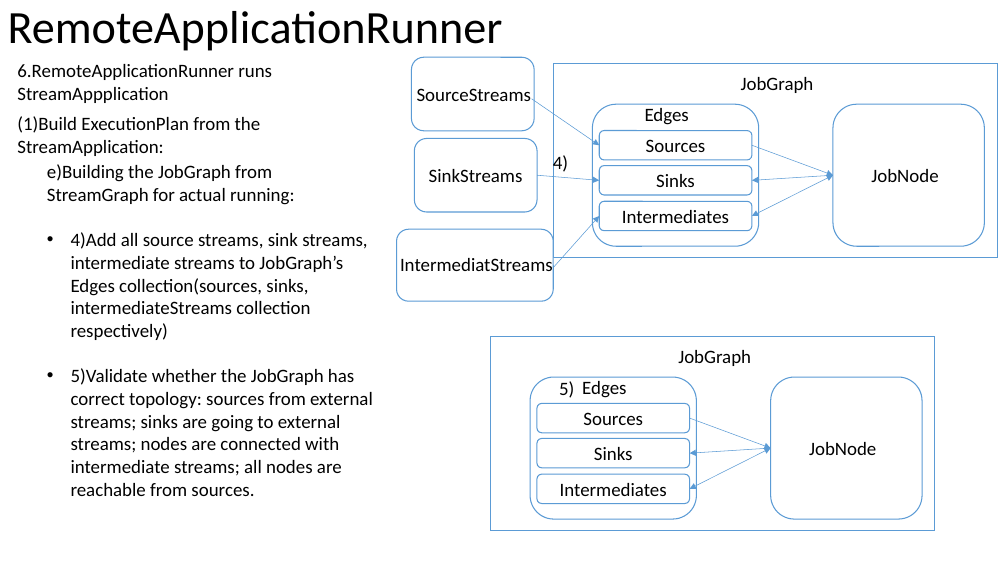
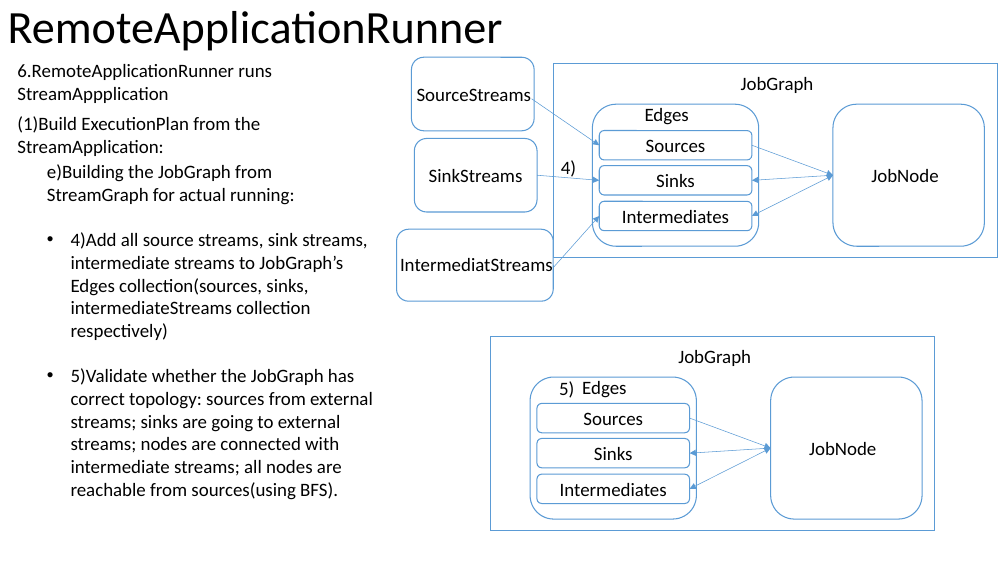
Before and after one commit to Swrrt/Samza-Documents, a slide deck: slide 42 of Documentation/SamzaStructure.pptx (slide 40 before the commit). Drawn at 1008x567 pixels with LibreOffice and Linux fonts; fonts in the diff are those of the drawing. Boxes give left, top, right and bottom in pixels: in the first picture for what was removed or moved away, otherwise in the second. Text is boxed around its words. In the diff, an @@ line names an element or a change of style, - is before the commit and + after.

```diff
--- a/Documentation/SamzaStructure.pptx
+++ b/Documentation/SamzaStructure.pptx
@@ text "4)": place and size @@
-text "4)" at <box>553,154,568,175</box>
+text "4)" at <box>561,160,576,179</box>
@@ text at <box>71,368,373,500</box>: text changed @@
-• 5)Validate whether the JobGraph has correct topology: sources from external streams; sinks are going to external streams; nodes are connected with intermediate streams; all nodes are reachable from sources.
+• 5)Validate whether the JobGraph has correct topology: sources from external streams; sinks are going to external streams; nodes are connected with intermediate streams; all nodes are reachable from sources(using BFS).
```
Also in this commit, not shown: 3 other slides changed, 5 slides added.
